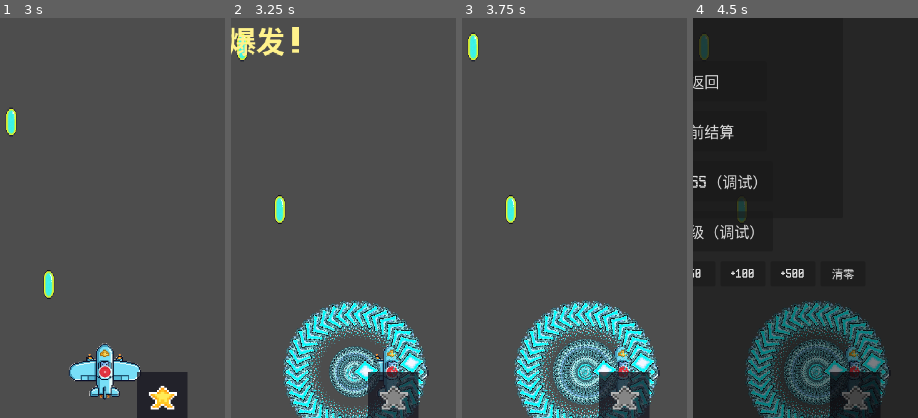
Above: before the commit, frames 1-4 (left to right).
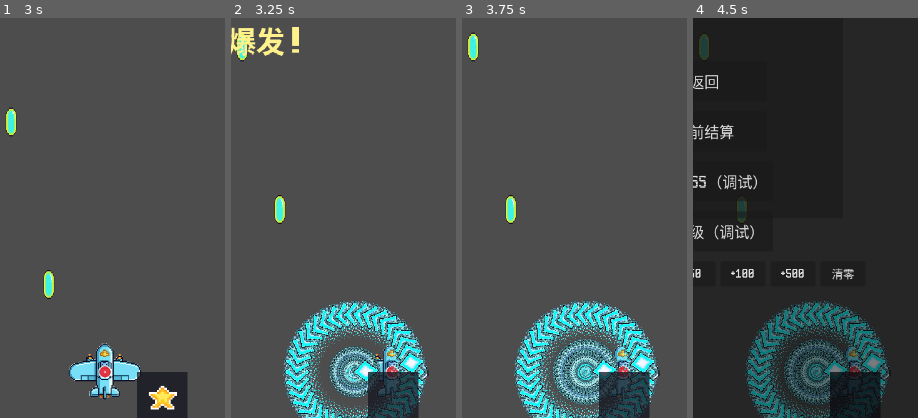
Above: after the commit, the same moments.

Repository: qingzhixing/plane-war
Game: Godot game, scene res://scenes/MainMenu.tscn
Two runs of this game, one before a commit and one after it. Both use one fixed random seed, a clock stepped at 60 frames per second and the inputs below. Sound files missing from this copy of the repository are replaced by a short silence.
Inputs (mouse positions are % of the whole screen's width and height, from its top left):
- Up to frame 1 (3 s): click "开始游戏" at 0.5 s; click "暂停" at 1.25 s; click "继续" at 2 s; tap Enter at 2.75 s; move the mouse to (72, 45) at 2.77 s; hold D from 2.78 s (still down); tap P at 2.85 s; click (72, 45) at 2.92 s
- Up to frame 2 (3.25 s): keep holding D; tap Space at 3.02 s
- Up to frame 3 (3.75 s): release D at 3.5 s; drag from (30, 55) to (86, 89) at 3.52 s
- Up to frame 4 (4.5 s): click "设置" at 4.25 s
The pictures show only the part of the screen within x 50-100%, y 44-94%; the shares and areas given below are measured in that part.

Frame 1 is identical in both runs. In frame 2, 0.5% of the frame differs, in the area x 66-79%, y 92-98%; in frame 3, 0.5%; in frame 4, 0.4%.

Commit message:
🎨 UI: 符卡冷却期间仅保留框体隐藏星形图标
Made-with: Cursor

Diff:
--- a/scripts/ui/spell_star_button.gd
+++ b/scripts/ui/spell_star_button.gd
@@ -34,7 +34,7 @@
 
 
 func _disabled_by_progress() -> void:
-	# 冷却未完成时禁用，满进度（1.0）时可点击
+	# 仅用于控制可点状态；星形显隐由 HUD 决定（通过 visible 控制整个按钮）
 	disabled = _progress < 1.0
 
 
@@ -44,3 +44,5 @@
 	var idx: int = int(round(_progress * float(_frames.size() - 1)))
 	idx = clampi(idx, 0, _frames.size() - 1)
 	_icon.texture = _frames[idx]
+	# 冷却中只显示底框，星星隐藏；冷却完成（≈100%）再显示星星
+	_icon.visible = _progress >= 0.999
